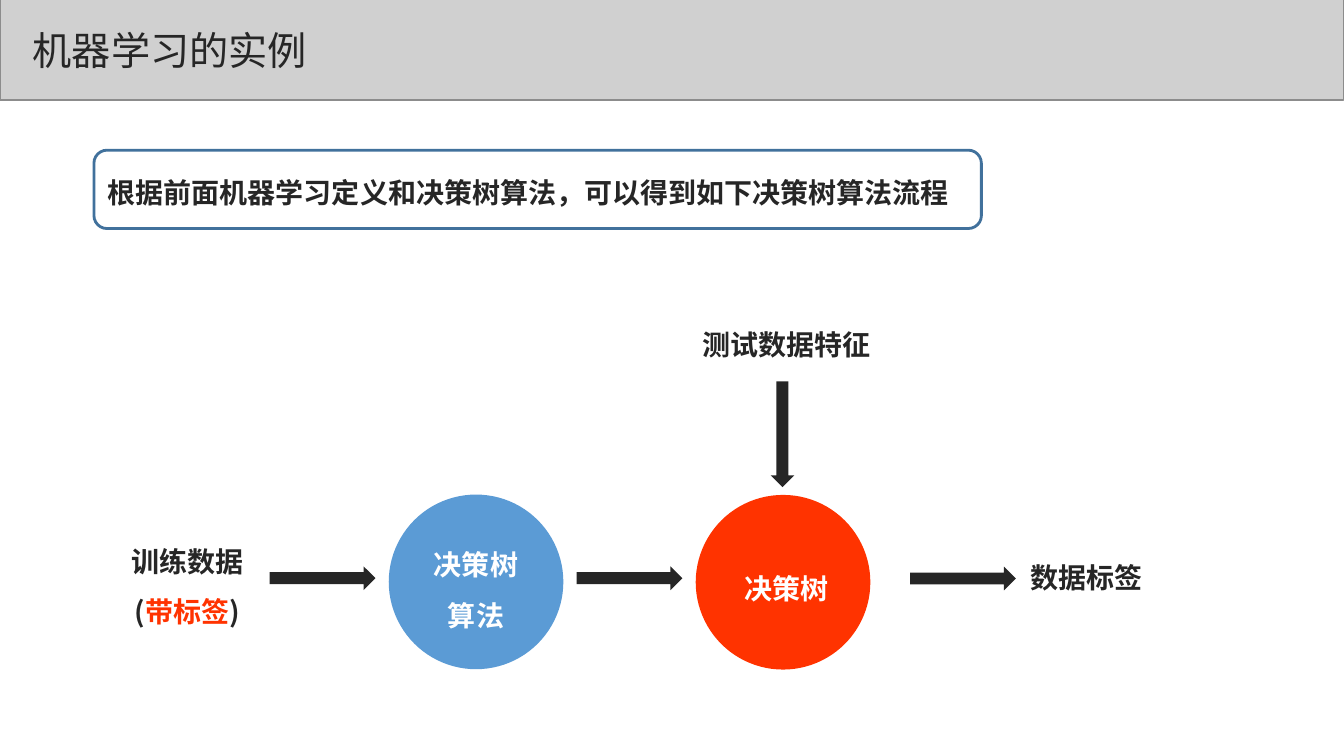
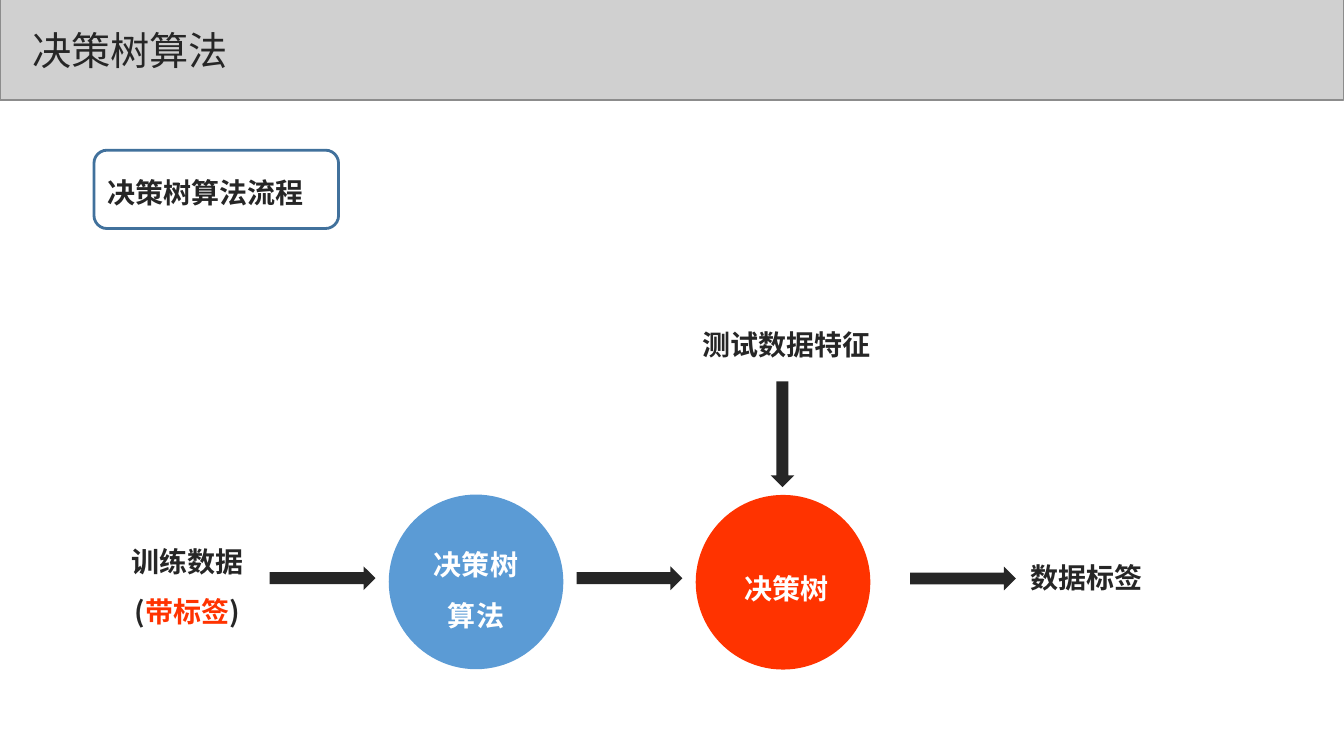
Before and after one commit to congcongshang/StudyNoteBook, a slide deck: slide 11 of 数学/机器学习.ppt. Drawn at 1344x756 pixels with LibreOffice and Linux fonts; fonts in the diff are those of the drawing; grey boxes stand for pictures. Boxes give left, top, right and bottom in pixels: in the first picture for what was removed or moved away, otherwise in the second. Text is boxed around its words. In the diff, an @@ line names an element or a change of style, - is before the commit and + after.

```diff
--- a/数学/机器学习.ppt
+++ b/数学/机器学习.ppt
@@ text at <box>32,32,228,68</box>: text changed @@
-机器学习的实例
+决策树算法
@@ rounded rectangle "决策树算法流程": place and size @@
-rounded rectangle "决策树算法流程" at <box>94,150,981,229</box>
+rounded rectangle "决策树算法流程" at <box>94,150,339,229</box>
@@ text in rounded rectangle at <box>108,179,304,206</box>: text changed @@
-根据前面机器学习定义和决策树算法，可以得到如下决策树算法流程
+决策树算法流程
```
Also in this commit, not shown: 5 other slides changed, 1 slide removed, 1 other file.
